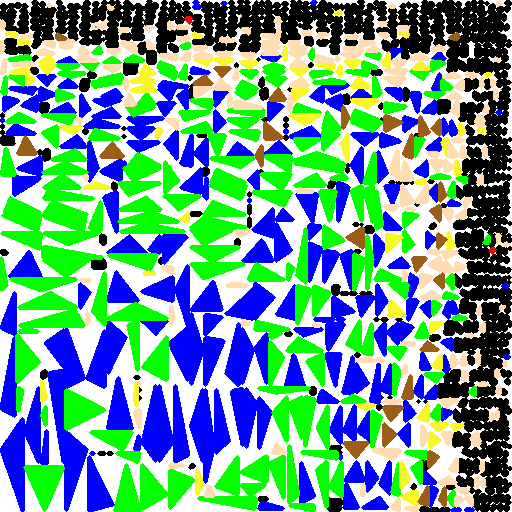
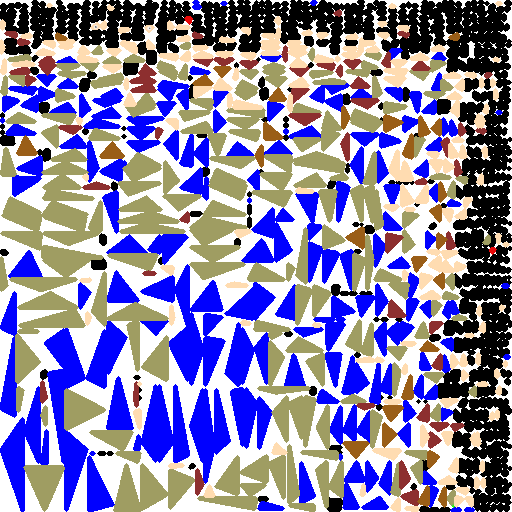
Layer changes from the first (512, 512) image to the second:
painted on "collar #1" over [4, 9, 493, 507]
painted on "jacket" over [0, 41, 491, 512]
